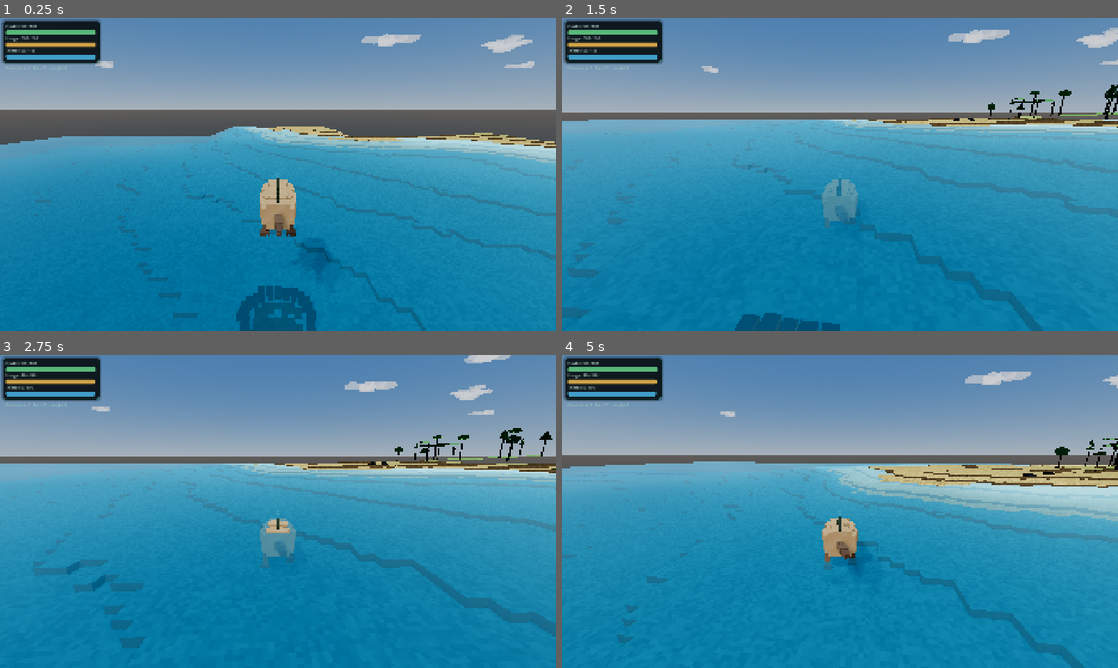
Above: before the commit, frames 1-4 (two rows, left to right).
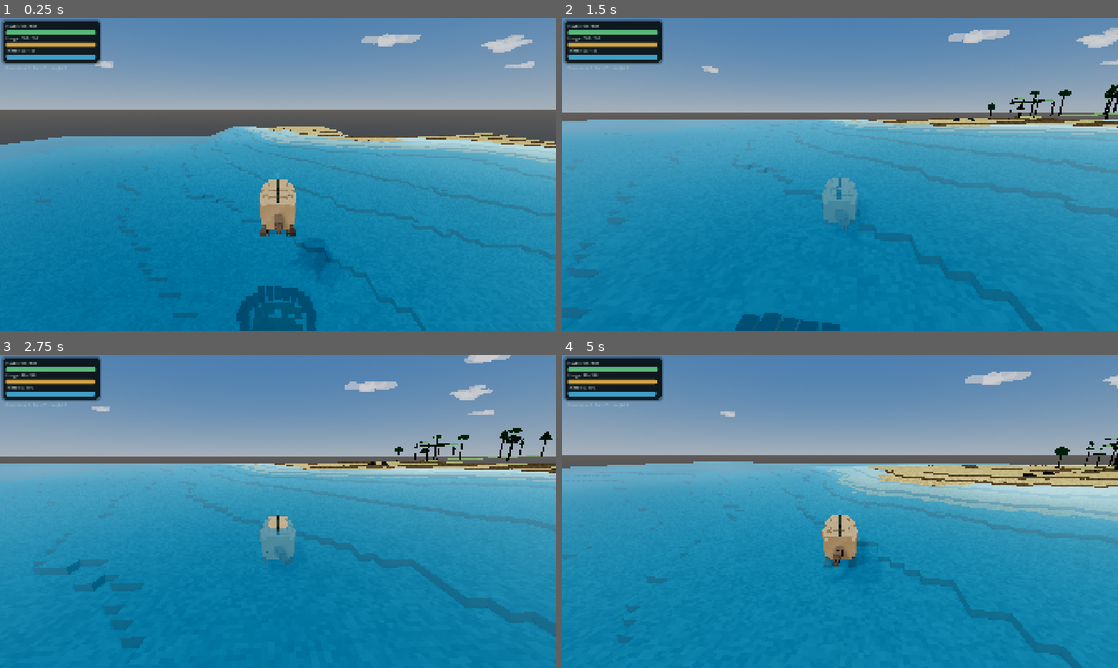
Above: after the commit, the same moments.

Repository: MajorDragonfly/voxelverse
Game: Godot game, scene res://main/main.tscn
Two runs of this game, one before a commit and one after it. Both use one fixed random seed, a clock stepped at 60 frames per second and the inputs below.
Inputs (mouse positions are in pixels of both pictures, inside the frame that each line leads up to):
- Up to frame 1 (0.25 s): no input
- Up to frame 2 (1.5 s): tap Enter at 0.5 s; move the mouse to (867, 174) at 0.52 s; hold W (move_forward) from 0.53 s (still down); click (867, 174) at 0.6 s; tap Space (jump) at 0.77 s; move the mouse to (812, 174) at 1.27 s; tap L at 1.35 s
- Up to frame 3 (2.75 s): keep holding W (move_forward); tap Space (jump) at 1.52 s; move the mouse to (289, 505) at 2.02 s; tap R at 2.1 s
- Up to frame 4 (5 s): keep holding W (move_forward); move the mouse to (834, 517) at 2.77 s; tap Tab at 2.85 s; click (834, 517) at 2.92 s; tap Space (jump) at 3.02, 3.77, 4.52 s; move the mouse to (878, 514) at 3.52 s; tap Delete at 3.6 s; move the mouse to (795, 508) at 4.27 s; tap Q at 4.35 s

The runs differ from the first frame. In frame 1, 0.1% of the frame differs, in the area x 47-53%, y 51-70%; in frame 2, 0.2%; in frame 3, 0.4%; in frame 4, 0.7%, in the area x 0-100%, y 8-100%.
Error after the commit: Trying to cast a freed object. (res://creatures/runtime/adaptive_locomotion_animator.gd:306)

Commit message:
Activate adaptive procedural locomotion

Diff:
--- a/creatures/player/player.tscn
+++ b/creatures/player/player.tscn
@@ -2,7 +2,7 @@
 
 [ext_resource type="Script" path="res://creatures/player/player_controller.gd" id="1_player"]
 [ext_resource type="Script" path="res://creatures/runtime/creature_runtime_visual.gd" id="2_runtime"]
-[ext_resource type="Script" path="res://creatures/runtime/procedural_locomotion_animator_v2.gd" id="3_locomotion"]
+[ext_resource type="Script" path="res://creatures/runtime/adaptive_locomotion_animator.gd" id="3_locomotion"]
 [ext_resource type="Script" path="res://creatures/runtime/creature_heading_controller.gd" id="4_heading"]
 [ext_resource type="Script" path="res://ui/hud_presentation_v4.gd" id="5_hud"]
 [ext_resource type="Script" path="res://ui/progression_hud.gd" id="6_progression"]
@@ -31,7 +31,7 @@
 [node name="CreatureRuntimeVisual" type="Node3D" parent="."]
 script = ExtResource("2_runtime")
 
-[node name="ProceduralLocomotionAnimator" type="Node" parent="."]
+[node name="AdaptiveLocomotionAnimator" type="Node" parent="."]
 script = ExtResource("3_locomotion")
 
 [node name="CreatureHeadingController" type="Node" parent="."]
